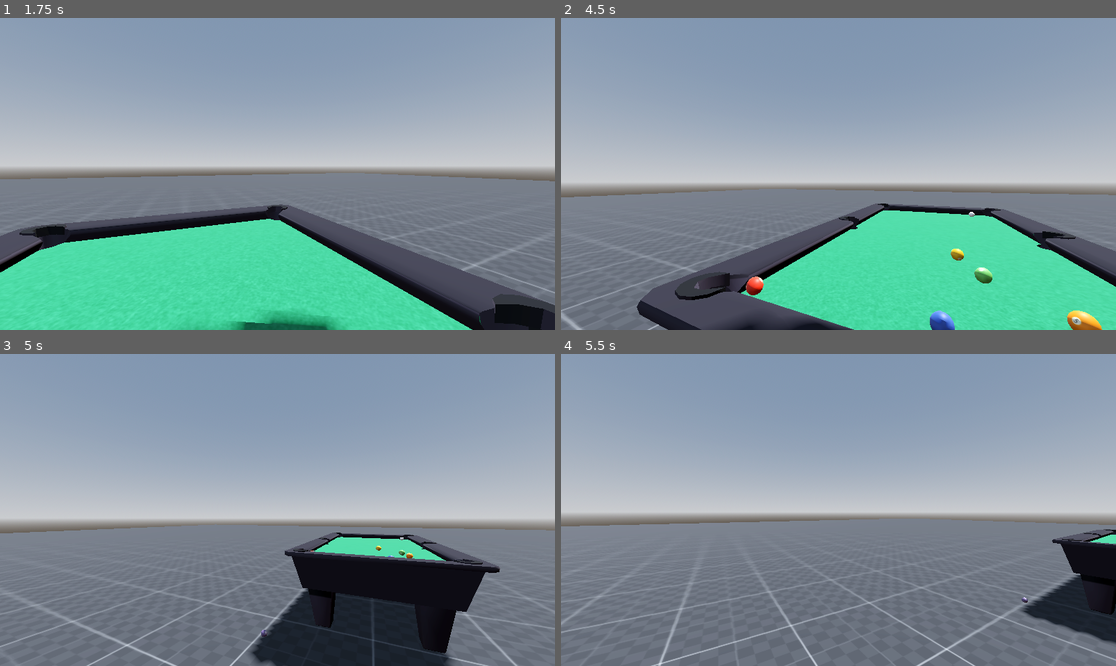
Above: before the commit, frames 1-4 (two rows, left to right).
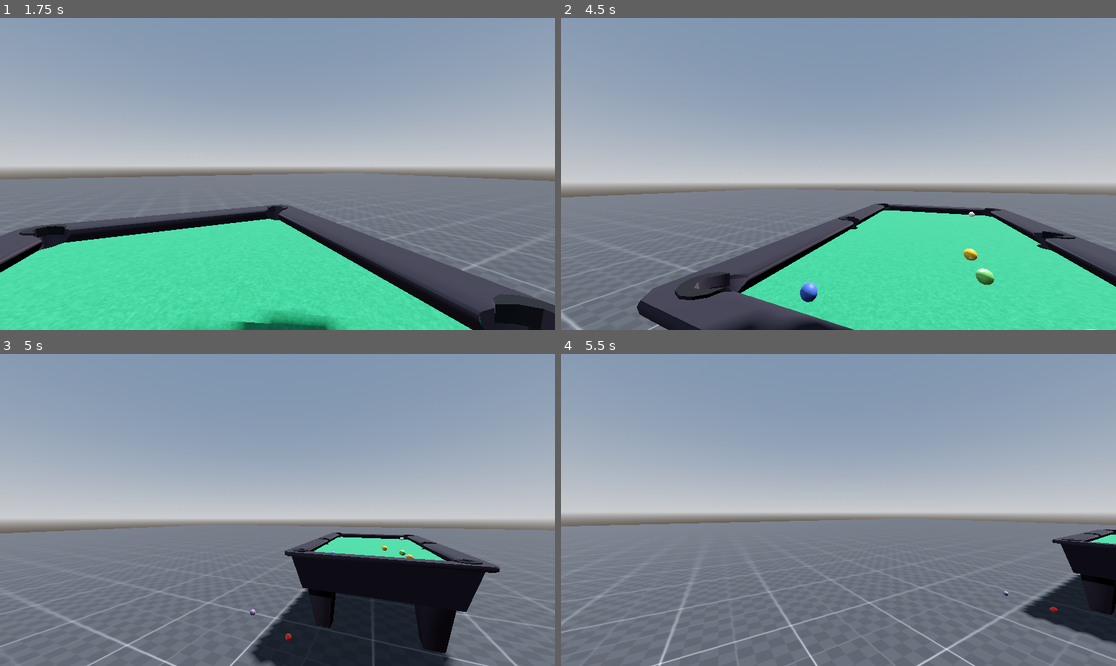
Above: after the commit, the same moments.

Repository: maximosdrr/9-die
Game: Godot game, scene res://Main.tscn
Same seed, same stepped clock (60 frames per second), same inputs: the game is played once before the commit and once after it.
Inputs (mouse positions are in pixels of both pictures, inside the frame that each line leads up to):
- Up to frame 1 (1.75 s): tap Enter at 0.5 s; move the mouse to (271, 180) at 0.52 s; hold Space (spin_modifier) 0.53-1.28 s; hold W (move_forward) from 0.53 s (still down); move the mouse to (316, 177) at 1.27 s; tap Shift (stroke_mode) at 1.35 s
- Up to frame 2 (4.5 s): move the mouse to (794, 170) at 2.02 s; tap E (switch_control) at 2.1, 4.35 s; move the mouse to (844, 174) at 2.77 s; release W (move_forward) at 2.78 s; hold A (move_left) 2.78-3.53 s; tap Space (spin_modifier) at 2.85 s; move the mouse to (816, 167) at 3.52 s; hold Shift (stroke_mode) 3.53-4.28 s; hold W (move_forward) from 3.53 s (still down); move the mouse to (866, 174) at 4.27 s
- Up to frame 3 (5 s): keep holding W (move_forward)
- Up to frame 4 (5.5 s): keep holding W (move_forward); move the mouse to (810, 510) at 5.02 s; hold Space (spin_modifier) from 5.03 s (still down)

Frame 1 is identical in both runs. In frame 2, 1.0% of the frame differs, in the area x 33-98%, y 73-100%; in frame 3, 0.1%; in frame 4, less than 0.1%.

Commit message:
feat: update game physics

Diff:
--- a/Features/Games/Pool/Components/Balls/Scripts/Ball.gd
+++ b/Features/Games/Pool/Components/Balls/Scripts/Ball.gd
@@ -1,11 +1,10 @@
-class_name Ball
-extends RigidBody3D
+class_name Ball extends RigidBody3D
 
 @export var data: BallResource
 @export var is_cue_ball: bool = false
 
 @export_range(0.0, 45.0) var max_squirt_angle_deg: float = 10.0
-@export_range(0.0, 1.0) var spin_power_factor: float = 0.1
+@export_range(0.0, 1.0) var spin_power_factor: float = 0.02
 
 @onready var label_3d: Label3D = $Label3D
 @onready var collision_shape: CollisionShape3D = $CollisionShape3D
@@ -55,19 +54,13 @@
 
 	var raw_dir := Vector3(direction.x, 0.0, direction.z).normalized()
 
-	# --- CÁLCULO DE DEFLEXÃO (GRAUS -> RADIANOS) ---
 	var offset_ratio = hit_offset_local.x / radius
 
-	# AQUI ESTÁ A MUDANÇA:
-	# 1. Pegamos o valor em graus (ex: 15.0)
-	# 2. Convertemos para radianos com deg_to_rad()
-	# 3. Multiplicamos pela proporção do offset
 	var max_angle_rad = deg_to_rad(max_squirt_angle_deg)
 	var deflection_angle = offset_ratio * max_angle_rad
 
 	var final_dir = raw_dir.rotated(Vector3.UP, deflection_angle)
 
-	# --- RESTANTE DA FÍSICA (IGUAL) ---
 	var forward = -final_dir
 	var up = Vector3.UP
 	var right = forward.cross(up).normalized()
@@ -83,7 +76,6 @@
 	apply_central_impulse(linear_impulse)
 	apply_torque_impulse(reduced_torque)
 
-# ADICIONE ESTA FUNÇÃO
 func respawn() -> void:
 	linear_velocity = Vector3.ZERO
 	angular_velocity = Vector3.ZERO
@@ -94,3 +86,13 @@
 
 	visible = true
 	process_mode = Node.PROCESS_MODE_INHERIT
+
+func _physics_process(_delta: float) -> void:
+	# Lógica para frear a rotação excessiva quando a bola está quase parada
+	# Se a bola está muito lenta linearmente (quase parada no lugar)
+	if linear_velocity.length() < 0.1:
+		# Aumenta drasticamente o freio da rotação (simula o atrito do pano estático)
+		angular_damp = 1.0
+	else:
+		# Volta para o valor normal configurado no recurso (ex: 1.0) para permitir que ela role bonito
+		angular_damp = data.angular_damp
--- a/Features/Games/Pool/Scripts/PoolGame.gd
+++ b/Features/Games/Pool/Scripts/PoolGame.gd
@@ -43,7 +43,7 @@
 	var rows = 5
 
 	for row in range(rows):
-		var z_offset = row * (ball_diameter * 0.866) # Altura do triângulo (sin(60))
+		var z_offset = row * (ball_diameter * 0.866)
 		var start_x = -(row * ball_diameter) / 2.0
 
 		for col in range(row + 1):
